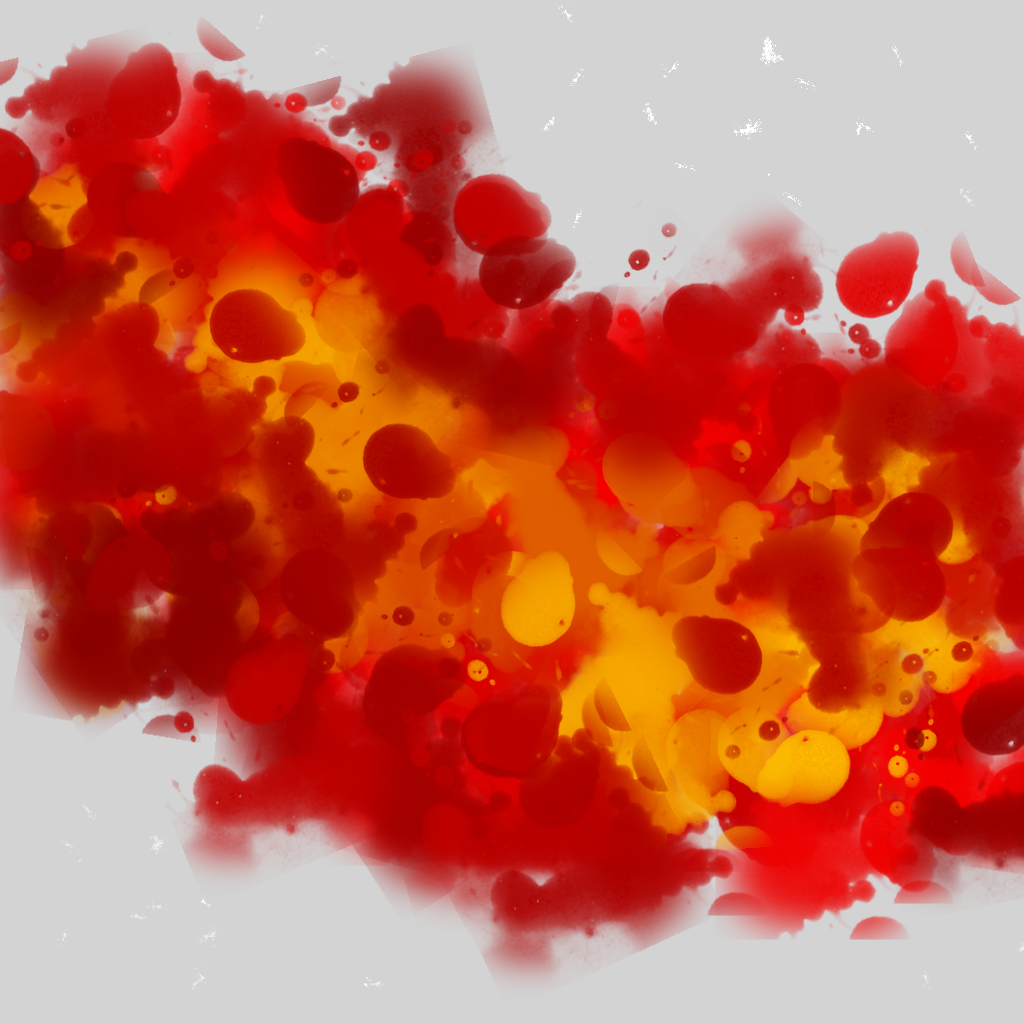
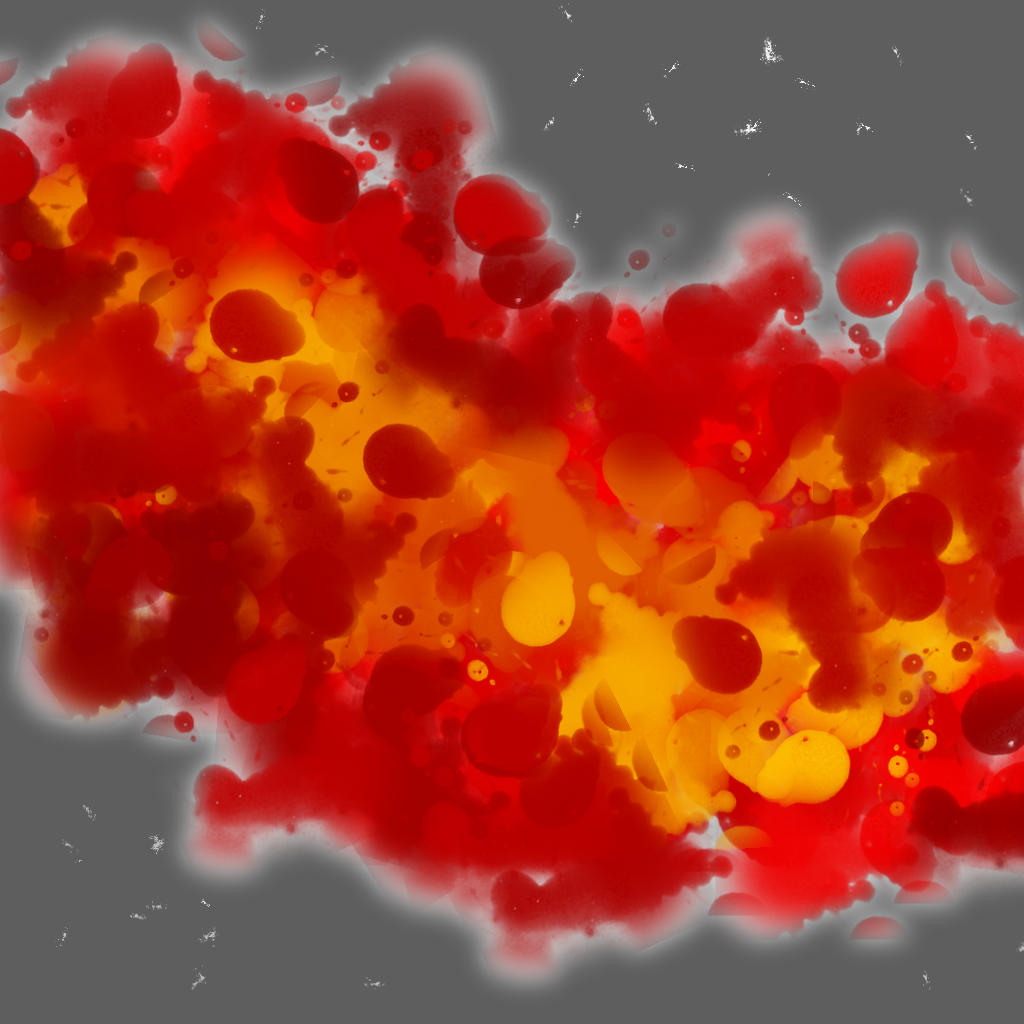
Revision of a layered (1024, 1024) image; what changed, layer by layer:
painted on "Diffuse" over [0, 0, 1024, 1024]
